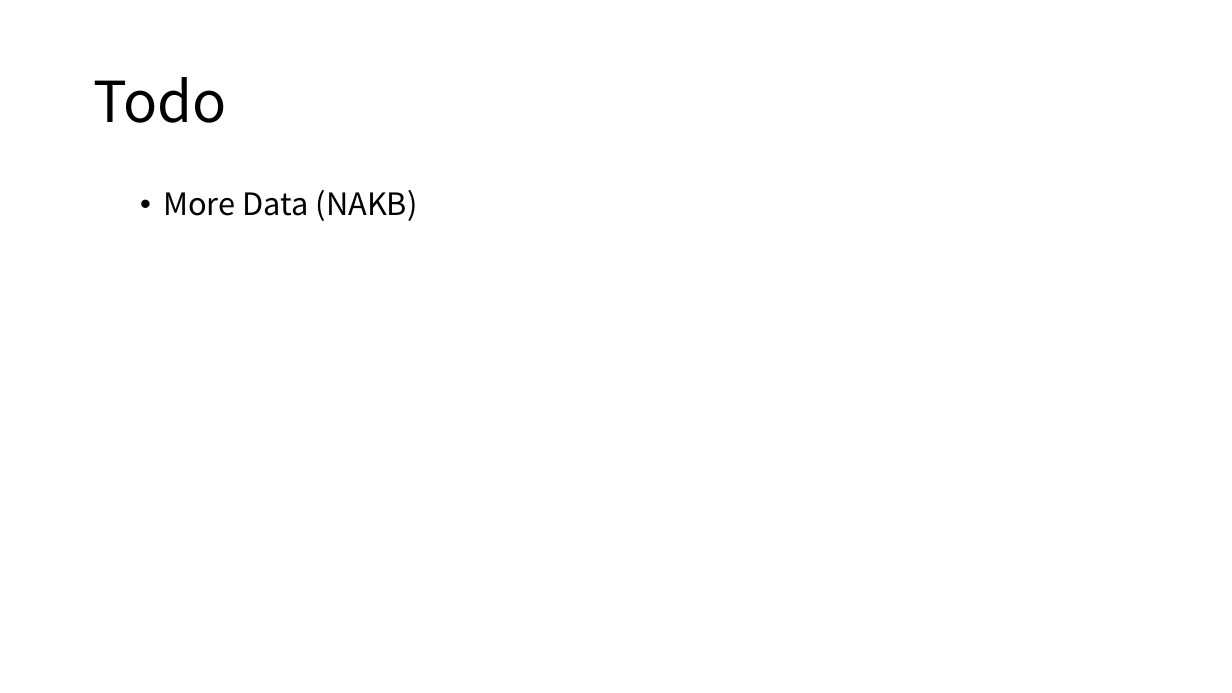
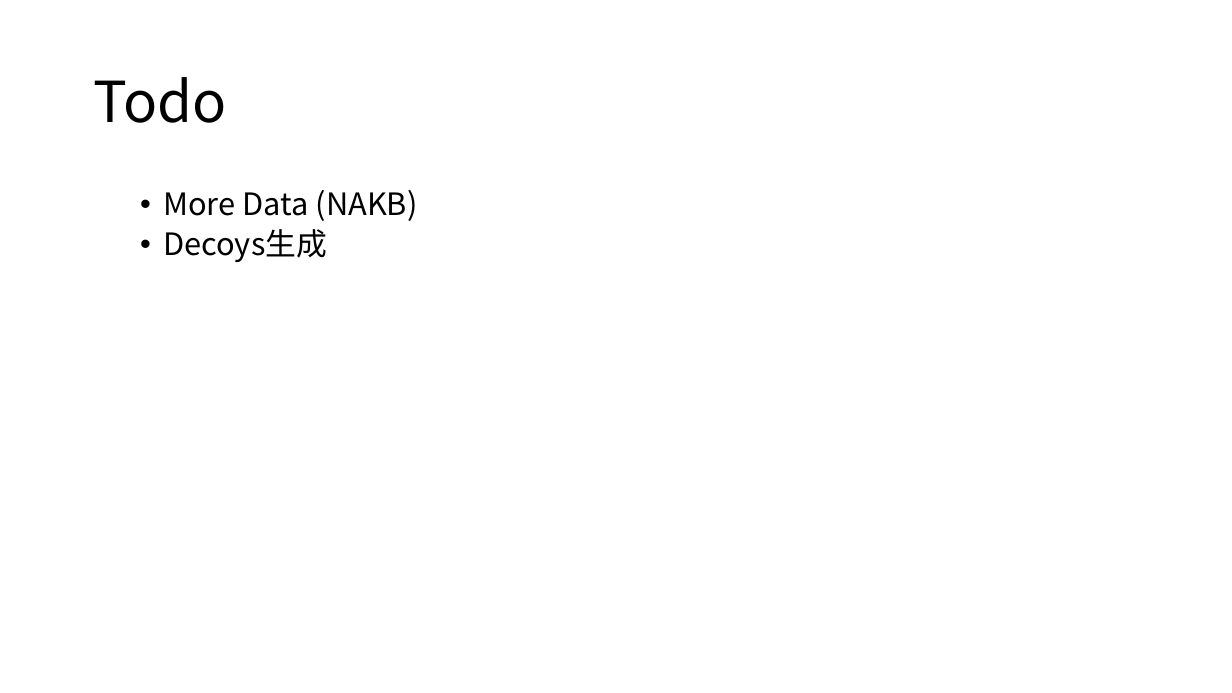
Before and after one commit to BeatGene/RNA, a slide deck: slide 7 of PPT/01_RNA_Refinement.pptx. Drawn at 1232x693 pixels with LibreOffice and Linux fonts; fonts in the diff are those of the drawing. Boxes give left, top, right and bottom in pixels: in the first picture for what was removed or moved away, otherwise in the second. Text is boxed around its words. In the diff, an @@ line names an element or a change of style, - is before the commit and + after.

```diff
--- a/PPT/01_RNA_Refinement.pptx
+++ b/PPT/01_RNA_Refinement.pptx
@@ text at (163, 229, 327, 262): paragraph added @@
+  • Decoys生成
```
Also in this commit, not shown: 1 other file.
